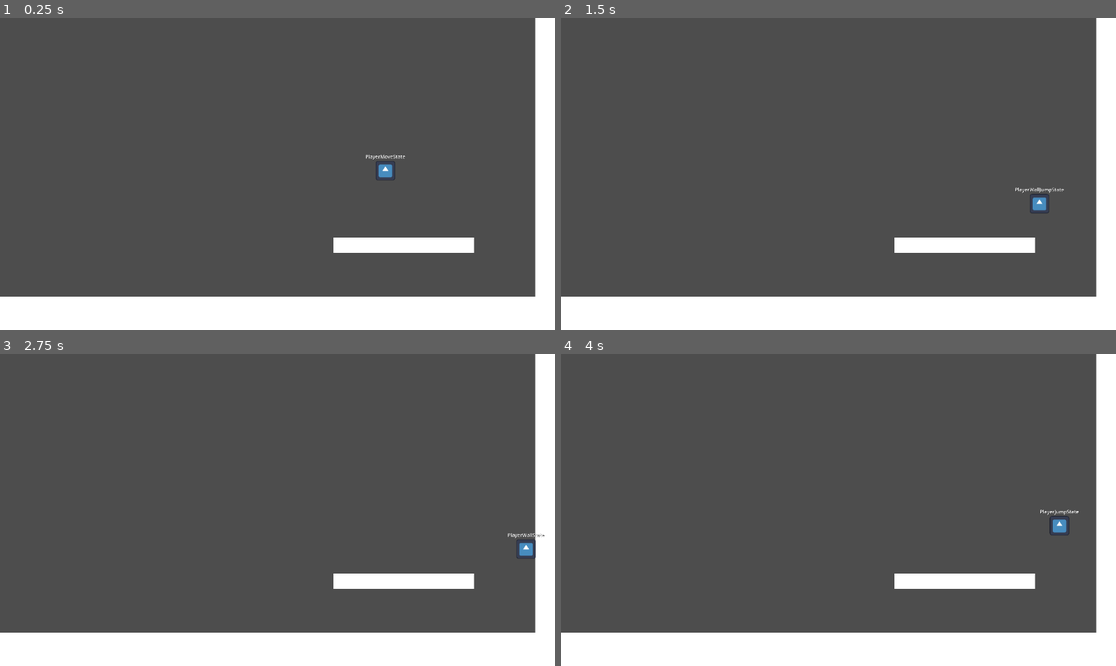
Above: before the commit, frames 1-4 (two rows, left to right).
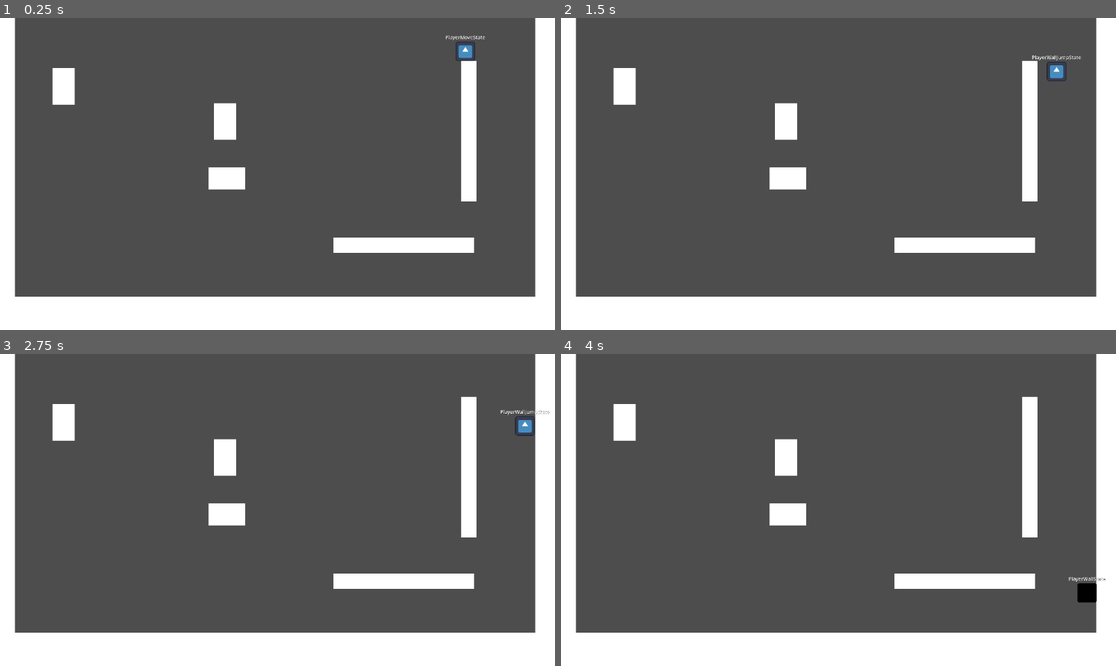
Above: after the commit, the same moments.

Repository: ReusableChopsticks/Platformer2024
Game: Godot game, scene res://scenes/environment/level.tscn
Two runs of this game, one before a commit and one after it. Both use one fixed random seed, a clock stepped at 60 frames per second and the inputs below. The engine's default icon, where the game draws it, is replaced by a stand-in: a white triangle on a blue panel in a dark square.
Inputs:
- Up to frame 1 (0.25 s): no input
- Up to frame 2 (1.5 s): hold Z (dash) 0.53-1.28 s; hold Right (right) from 0.53 s (still down); tap Space (jump) at 0.77, 0.8, 1.07, 1.35 s
- Up to frame 3 (2.75 s): tap Space (jump) at 1.52, 1.82, 2.3 s; tap Z (dash) at 1.55 s; release Right (right) at 2.03 s; hold A (left) from 2.03 s (still down); hold Z (dash) from 2.03 s (still down)
- Up to frame 4 (4 s): release A (left) at 2.78 s; release Z (dash) at 2.78 s; hold Right (right) from 2.78 s (still down); tap Z (dash) at 2.85 s; tap Space (jump) at 3.02, 3.32 s; hold Space (jump) from 3.53 s (still down)

The runs differ from the first frame. In frame 1, 5.5% of the frame differs, in the area x 0-88%, y 0-90%; in frame 2, 5.5%; in frame 3, 5.5%; in frame 4, 5.6%, in the area x 0-99%, y 0-90%.

Commit message:
moved apex multiplier logic to apply_gravity()

Diff:
--- a/scenes/environment/level.tscn
+++ b/scenes/environment/level.tscn
@@ -14,10 +14,33 @@
 rotation = 1.5708
 scale = Vector2(-6.77931, 0.358071)
 
+[node name="RigidBody2D7" parent="." instance=ExtResource("1_4wkx7")]
+position = Vector2(-8.99976, 532)
+rotation = 1.5708
+scale = Vector2(-6.77931, 0.358071)
+
 [node name="RigidBody2D2" parent="." instance=ExtResource("1_4wkx7")]
 position = Vector2(838, 472)
 scale = Vector2(-1.29693, -0.143873)
 
+[node name="RigidBody2D5" parent="." instance=ExtResource("1_4wkx7")]
+position = Vector2(467, 215)
+scale = Vector2(-0.208567, -0.340107)
+
+[node name="RigidBody2D8" parent="." instance=ExtResource("1_4wkx7")]
+position = Vector2(471, 333)
+rotation = 1.5708
+scale = Vector2(-0.208567, -0.340107)
+
+[node name="RigidBody2D6" parent="." instance=ExtResource("1_4wkx7")]
+position = Vector2(132, 142)
+scale = Vector2(-0.208567, -0.340107)
+
+[node name="RigidBody2D4" parent="." instance=ExtResource("1_4wkx7")]
+position = Vector2(973, 235)
+rotation = 1.5708
+scale = Vector2(-1.29693, -0.143873)
+
 [node name="Player" parent="." instance=ExtResource("2_caiss")]
-position = Vector2(800, 267)
+position = Vector2(966, 39)
 scale = Vector2(0.31571, 0.31571)
--- a/scenes/player/PlayerJumpState.gd
+++ b/scenes/player/PlayerJumpState.gd
@@ -5,7 +5,7 @@
 ## handles jump apex gravity mod and air movement controls
 
 @export var jump_force: int = -500
-@export_range(0, 1.0) var jump_apex_mult: float = 0.7
+#@export_range(0, 1.0) var jump_apex_mult: float = 0.7
 @export_range(1, 3) var jump_release_mult: float = 2
 
 var is_peak_reached: bool = false
@@ -24,23 +24,16 @@
 	else:
 		friction_x(delta, player.air_friction_mult)
 
-	if (!is_jump_released and !Input.is_action_pressed("jump")):
+	if Input.is_action_just_released("jump"):
 		is_jump_released = true
+	if is_equal_approx(player.velocity.y, 0):
+		is_peak_reached = true
 
-	# update jump peak reached flag based on y velocity
-	# apex multiplier will be applied when y velocity is above 0 and below 100
-	if (!is_peak_reached):
-		is_peak_reached = player.velocity.y > 0
+	if is_jump_released or is_peak_reached:
+		apply_gravity(delta, 2)
 	else:
-		is_peak_reached = player.velocity.y < 100
+		apply_gravity(delta)
 
-	# apply gravity multiplier after jump peak is reached
-	# makes gravity lighter so the jump feels bouncier
-	var _release_mult = jump_release_mult if is_jump_released else 1.0
-	if (is_peak_reached):
-		apply_gravity(delta, jump_apex_mult * _release_mult)
-	else:
-		apply_gravity(delta, _release_mult)
 
 	player.move_and_slide()
 
--- a/scenes/player/PlayerState.gd
+++ b/scenes/player/PlayerState.gd
@@ -7,10 +7,14 @@
 
 @onready var player: PlayerCharacter = get_tree().get_nodes_in_group("Player")[0]
 
-
+@export_range(0, 1.0) var jump_apex_mult: float = 0.7
+@export_range(0, 1.0) var jump_apex_range: int = 200
 # following the kinematics formula: next_v = curr_v + accel * delta_time * mult
 # clamps to max fall speed
 func apply_gravity(delta: float, multiplier: float = 1):
+	if (player.velocity.y > 0 and player.velocity.y < jump_apex_range):
+		multiplier *= jump_apex_mult
+
 	player.velocity.y = minf(player.velocity.y + (player.gravity * delta * multiplier), player.max_fall_speed)
 
 # @description: moves player and direction gets handled for you
@@ -44,18 +48,18 @@
 
 func jump():
 	# check if either grace or buffer is active
-	if (Input.is_action_pressed("jump")):
+	if (Input.is_action_just_pressed("jump")):
 		return player.jump_grace_timer.time_left > 0
 	else:
 		return player.jump_buffer_timer.time_left > 0 and player.is_on_floor()
 
 
 func dash():
-	return Input.is_action_pressed("dash") and player.has_dash
+	return Input.is_action_just_pressed("dash") and player.has_dash
 
 func wall():
 	# player is only on a wall and is holding on to it
-	return player.is_on_wall_only() and Input.get_axis("left", "right")
+	return player.is_on_wall_only() and Input.get_axis("left", "right") == -player.get_wall_normal().x
 
 func wall_jump():
 	# check if either grace or buffer is active
--- a/scenes/player/PlayerWallJumpState.gd
+++ b/scenes/player/PlayerWallJumpState.gd
@@ -1,9 +1,11 @@
 extends PlayerState
 class_name PlayerWallJumpState
 
+## STATE: when the player performs a wall jump
+
 @export var wall_jump_force: int = -300
 @export_range(0, 1.0) var wall_jump_time: float = 0.2
-@export_range(0, 1.0) var jump_apex_mult: float = 0.7
+#@export_range(0, 1.0) var jump_apex_mult: float = 0.7
 @export_range(1, 3) var jump_release_mult: float = 2
 
 var is_peak_reached: bool = false
@@ -30,23 +32,15 @@
 	else:
 		friction_x(delta, player.air_friction_mult)
 
-	if (!is_jump_released and !Input.is_action_pressed("jump")):
+	if Input.is_action_just_released("jump"):
 		is_jump_released = true
+	if is_equal_approx(player.velocity.y, 0):
+		is_peak_reached = true
 
-	# update jump peak reached flag based on y velocity
-	# apex multiplier will be applied when y velocity is above 0 and below 100
-	if (!is_peak_reached):
-		is_peak_reached = player.velocity.y > 0
+	if is_jump_released or is_peak_reached:
+		apply_gravity(delta, 2)
 	else:
-		is_peak_reached = player.velocity.y < 100
-
-	# apply gravity multiplier after jump peak is reached
-	# makes gravity lighter so the jump feels bouncier
-	var _release_mult = jump_release_mult if is_jump_released else 1.0
-	if (is_peak_reached):
-		apply_gravity(delta, jump_apex_mult * _release_mult)
-	else:
-		apply_gravity(delta, _release_mult)
+		apply_gravity(delta)
 
 	player.move_and_slide()
 
--- a/scenes/player/player.gd
+++ b/scenes/player/player.gd
@@ -26,7 +26,7 @@
 ## The upper limit of move speed which cannot be exceeded, even with multipliers
 @export var max_move_speed: int = 3000
 ## The upper limit of fall speed which cannot be exceeded, even with multipliers
-@export var max_fall_speed: int = 2000
+@export var max_fall_speed: int = 600
 @export_subgroup("")
 
 #region Internal values
@@ -68,3 +68,7 @@
 	## Debugging
 	#print(velocity.x)
 	#print(jump_grace_timer.time_left)
+	if is_on_wall_only():
+		$Sprite2D.modulate = Color.BLACK
+	else:
+		$Sprite2D.modulate = Color.WHITE
--- a/scenes/player/player.tscn
+++ b/scenes/player/player.tscn
@@ -20,6 +20,7 @@
 [node name="Player" type="CharacterBody2D" groups=["Player"]]
 script = ExtResource("1_a62lr")
 gravity = 1500.0
+counter_dir_force_mult = 2.143
 time_to_stop = 0.1
 
 [node name="StateLabel" type="Label" parent="."]
